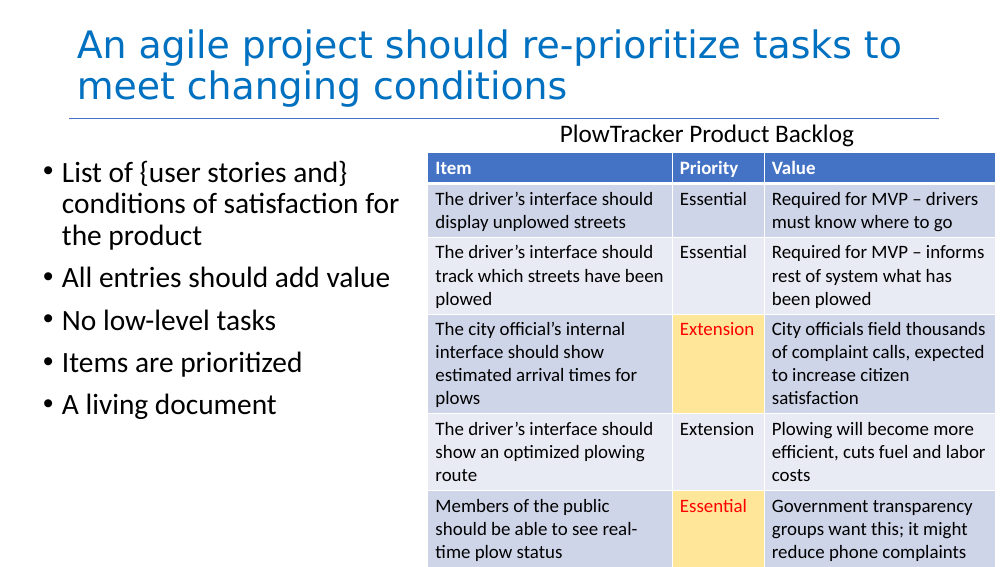
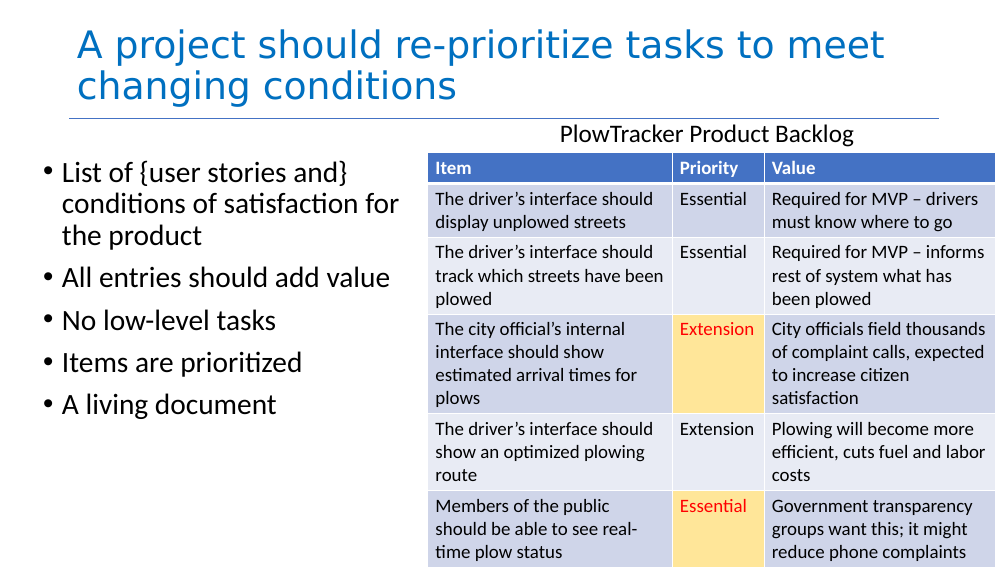
Before and after one commit to neu-se/CS4530-Fall-2026, a slide deck: slide 6 of Slides/Module 07.3 Agile Planning and Estimation.pptx (slide 7 before the commit). Drawn at 1008x567 pixels with LibreOffice and Linux fonts; fonts in the diff are those of the drawing. Boxes give left, top, right and bottom in pixels: in the first picture for what was removed or moved away, otherwise in the second. Text is boxed around its words. In the diff, an @@ line names an element or a change of style, - is before the commit and + after.

```diff
--- a/Slides/Module 07.3 Agile Planning and Estimation.pptx
+++ b/Slides/Module 07.3 Agile Planning and Estimation.pptx
@@ title at bbox=[77, 29, 885, 107]: text changed @@
-An agile project should re-prioritize tasks to meet changing conditions
+A project should re-prioritize tasks to meet changing conditions
```
Also in this commit, not shown: 5 other slides changed, 2 slides removed, 6 other files.
